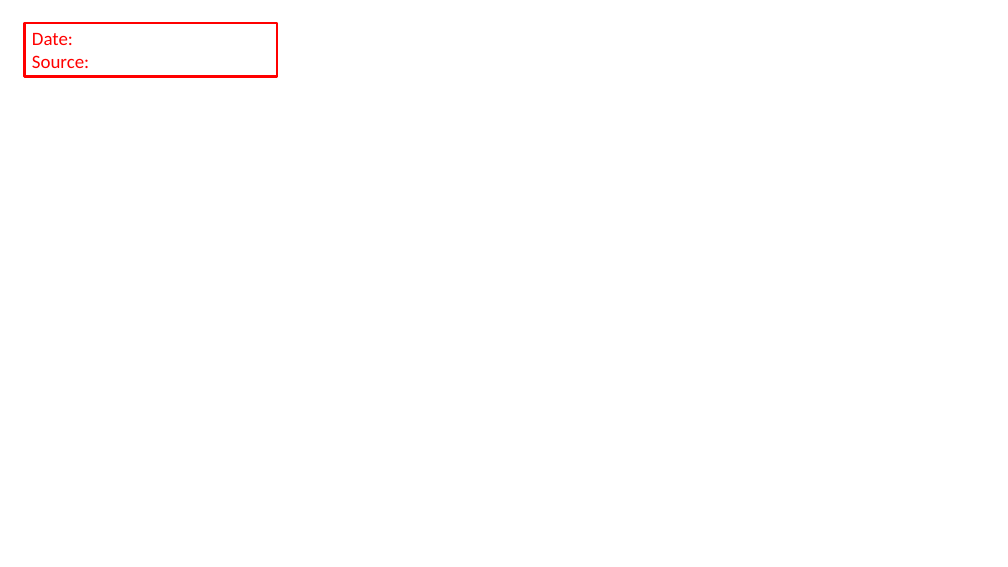
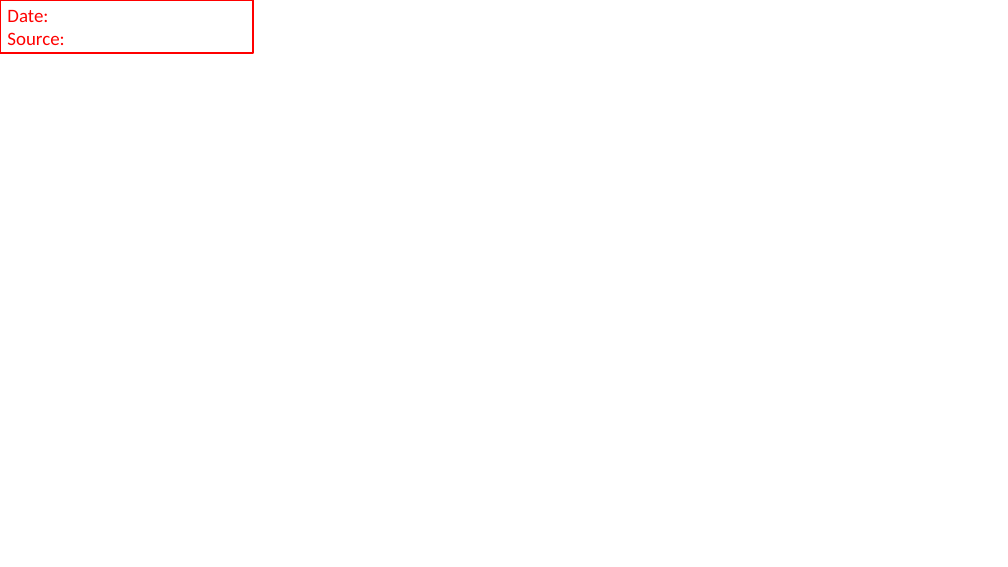
Before and after one commit to gfh16/StudyNotes, a slide deck: slide 7 of 01BacsiConceptsInNuclearPhysics.pptx (slide 5 before the commit). Drawn at 1008x567 pixels with LibreOffice and Linux fonts; fonts in the diff are those of the drawing. Boxes give left, top, right and bottom in pixels: in the first picture for what was removed or moved away, otherwise in the second. Text is boxed around its words. In the diff, an @@ line names an element or a change of style, - is before the commit and + after.

```diff
--- a/01BacsiConceptsInNuclearPhysics.pptx
+++ b/01BacsiConceptsInNuclearPhysics.pptx
@@ rectangle "Date:" moved from (x1=24, y1=23, x2=277, y2=76) to (x1=0, y1=0, x2=253, y2=54) @@
```
Also in this commit, not shown: 7 slides added, 1 slide removed, 4 other files.
